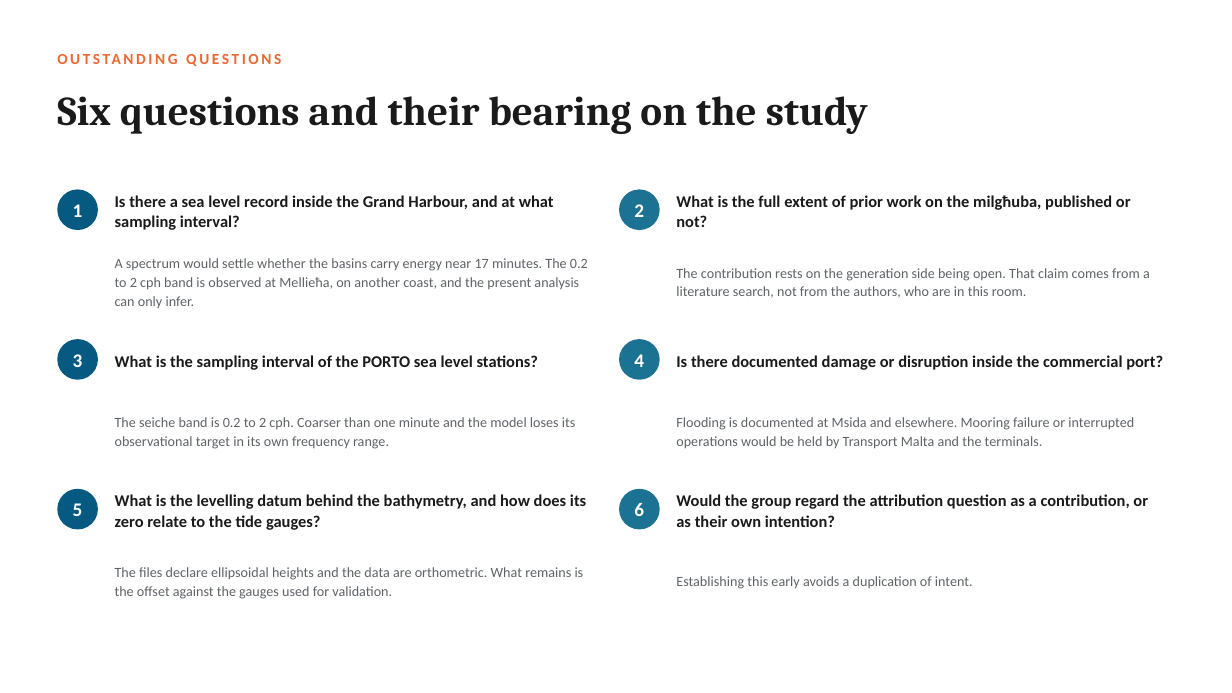
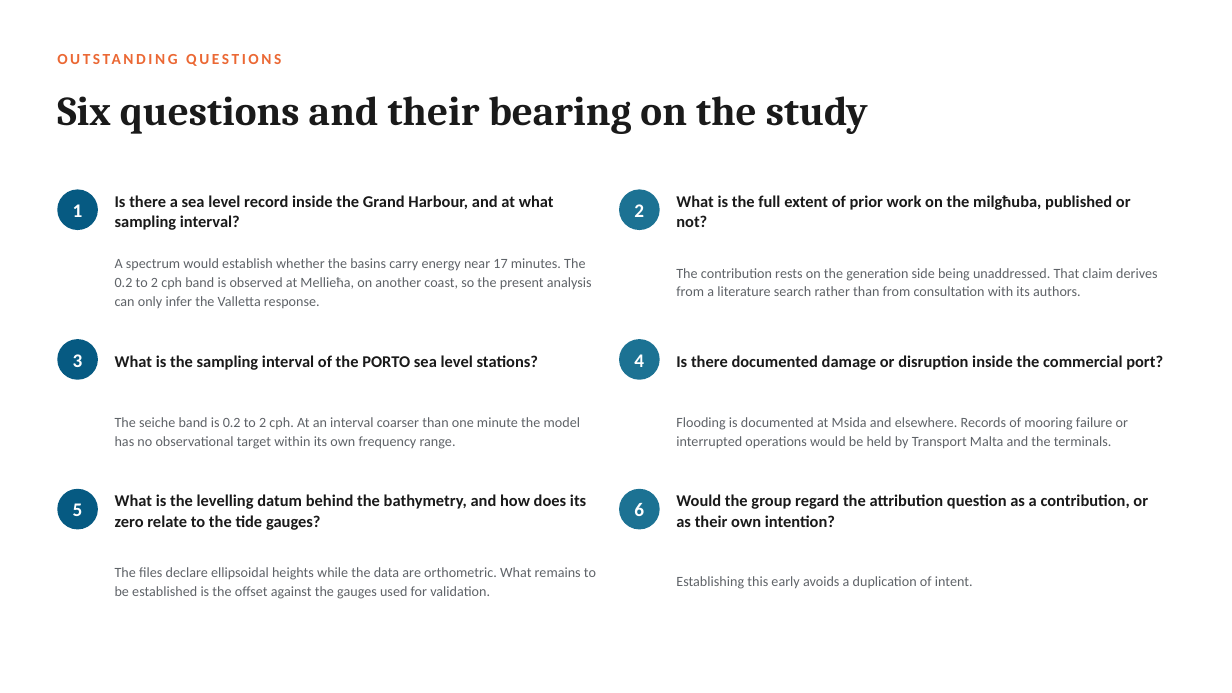
Before and after one commit to cicero-martins/MaltaDT, a slide deck: slide 10 of docs/valletta_model_concept_2026-09-25.pptx. Drawn at 1232x693 pixels with LibreOffice and Linux fonts; fonts in the diff are those of the drawing. Boxes give left, top, right and bottom in pixels: in the first picture for what was removed or moved away, otherwise in the second. Text is boxed around its words. In the diff, an @@ line names an element or a change of style, - is before the commit and + after.

Commit message:
docs(deck): rewrite the prose, the previous pass having been cosmetic
The preceding commit changed the section labels and the slide titles and left
the sentences beneath them in the voice of a memorandum. The checker reported
nothing because its patterns address labels rather than voice, and the deck
was declared finished on that basis. The reader observed that nothing had
changed, which was correct.

Twenty-eight passages are rewritten at the level of the sentence. The
departures were sentence fragments presented as statements, antithesis carried
into the body text after being removed from the titles, elliptical
constructions of the form "Affirmed, it confirms; denied, it is blamed",
colloquial verbs for physical processes, and one direct address to the
audience in a slide that will be shown to it.

Three boxes needed refitting once the sentences grew, one of them by a single
character past the width of a line.

The lesson is recorded with the feedback in memory. A label is not a register,
and when the register is what was asked for, the text is rewritten sentence by
sentence and read in full rather than passed through a checker whose patterns
were never designed to hear voice.

```diff
--- a/docs/valletta_model_concept_2026-09-25.pptx
+++ b/docs/valletta_model_concept_2026-09-25.pptx
@@ text at [115, 258, 592, 308]: text changed @@
-A spectrum would settle whether the basins carry energy near 17 minutes. The 0.2 to 2 cph band is observed at Mellieħa, on another coast, and the present analysis can only infer.
+A spectrum would establish whether the basins carry energy near 17 minutes. The 0.2 to 2 cph band is observed at Mellieħa, on another coast, so the present analysis can only infer the Valletta response.
@@ text at [676, 268, 1157, 296]: text changed @@
-The contribution rests on the generation side being open. That claim comes from a literature search, not from the authors, who are in this room.
+The contribution rests on the generation side being unaddressed. That claim derives from a literature search rather than from consultation with its authors.
@@ text at [115, 417, 580, 449]: text changed @@
-The seiche band is 0.2 to 2 cph. Coarser than one minute and the model loses its observational target in its own frequency range.
+The seiche band is 0.2 to 2 cph. At an interval coarser than one minute the model has no observational target within its own frequency range.
@@ text at [676, 417, 1128, 449]: text changed @@
-Flooding is documented at Msida and elsewhere. Mooring failure or interrupted operations would be held by Transport Malta and the terminals.
+Flooding is documented at Msida and elsewhere. Records of mooring failure or interrupted operations would be held by Transport Malta and the terminals.
@@ text at [115, 567, 596, 599]: text changed @@
-The files declare ellipsoidal heights and the data are orthometric. What remains is the offset against the gauges used for validation.
+The files declare ellipsoidal heights while the data are orthometric. What remains to be established is the offset against the gauges used for validation.
```
Also in this commit, not shown: 6 other slides changed, 1 other file.
